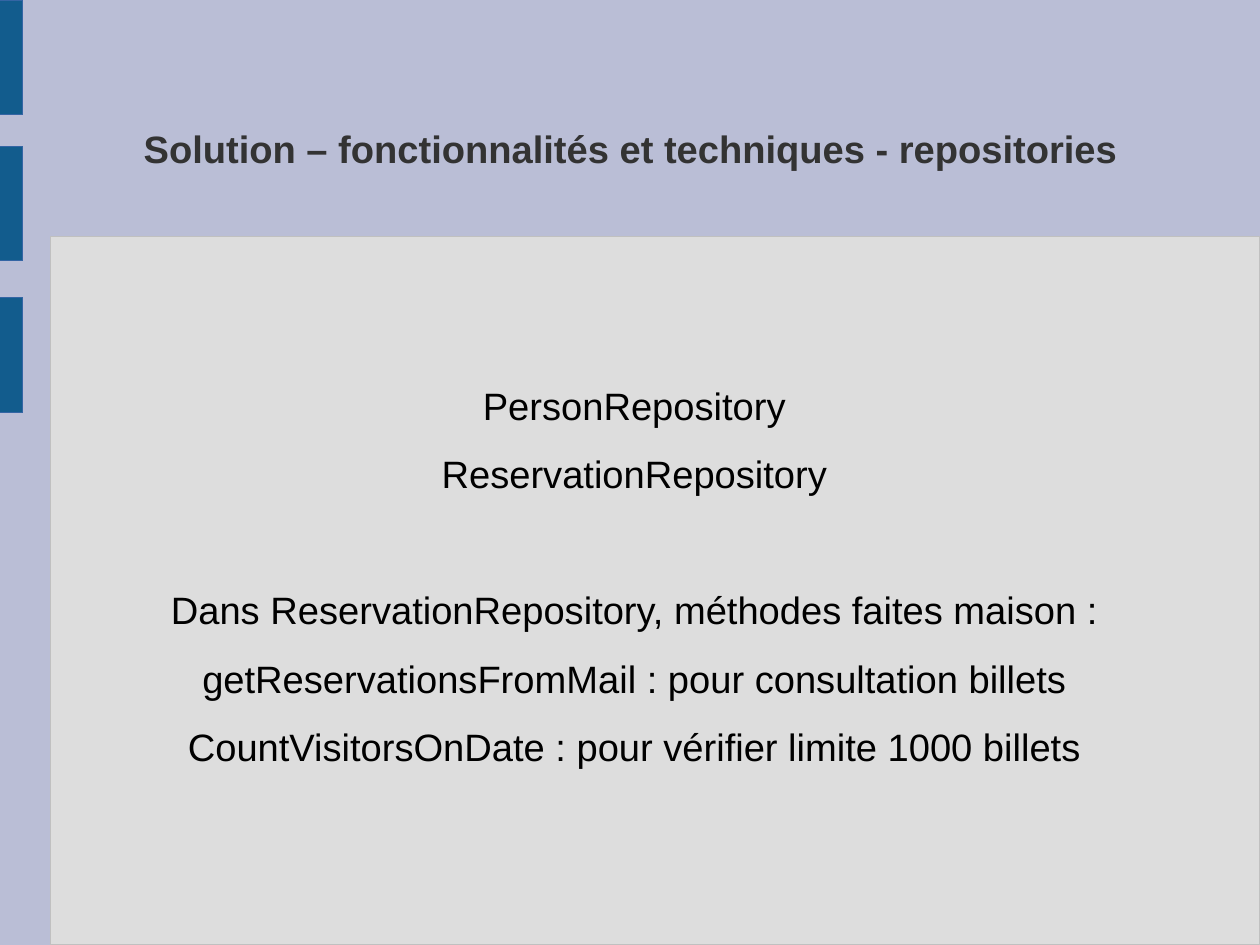
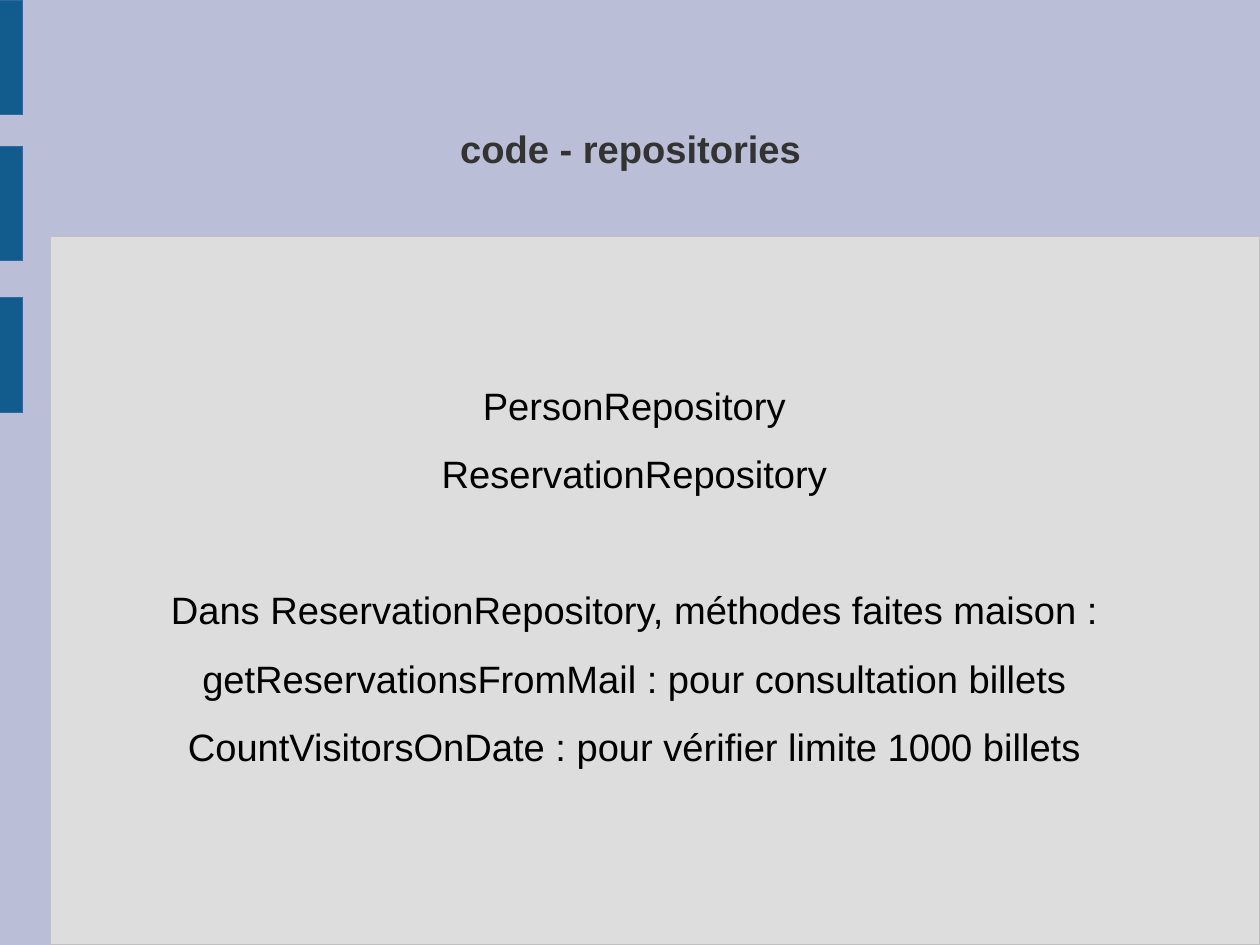
Before and after one commit to frederic-malard/OC_p4_louvre, a slide deck: slide 20 of 3 - diapos.odp (slide 18 before the commit). Drawn at 1260x945 pixels with LibreOffice and Linux fonts; fonts in the diff are those of the drawing. Boxes give left, top, right and bottom in pixels: in the first picture for what was removed or moved away, otherwise in the second. Text is boxed around its words. In the diff, an @@ line names an element or a change of style, - is before the commit and + after.

```diff
--- a/3 - diapos.odp
+++ b/3 - diapos.odp
@@ title at bbox=[460, 135, 801, 171]: text changed @@
-Solution – fonctionnalités et techniques - repositories
+code - repositories
```
Also in this commit, not shown: 7 other slides changed.
